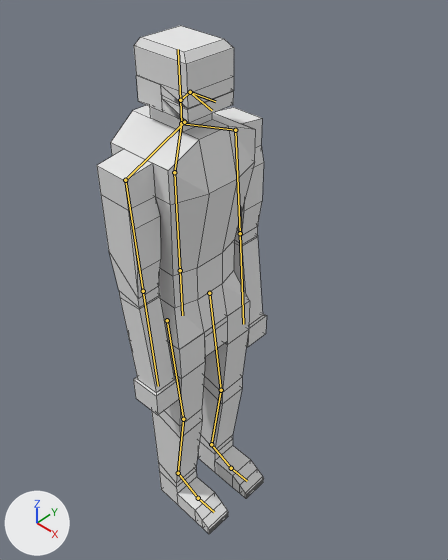
Renders of the Blender file Animations/Assets/Models/Person/Person.blend from each side of a commit.
Both versions are drawn from a 50 mm camera at (9.05, -8.07, 8.46) aimed at (0.49, 0.81, -1.35). Lighting does not change. The marker at lower left points along +X, +Y and +Z. The bones that bend it are drawn over the model as lines. Mesh edges are drawn as thin lines.
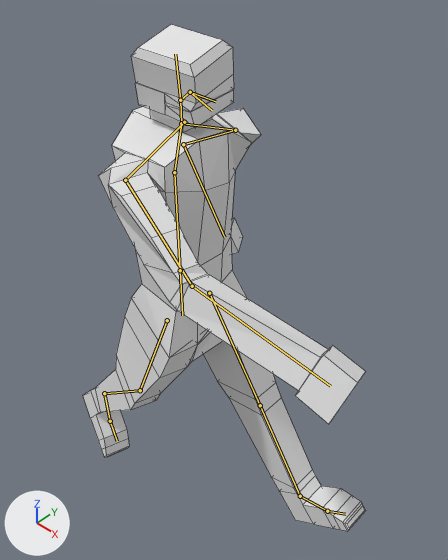
The newer file adds an action. The first version stands in its rest pose; the second is drawn at frame 42 of the action 'Walk'.

The change, as JSON lines over the scene's bpy script:
```json
{"block": "bone_head", "where": "bone_head = bpy.data.objects['Armature'].pose.bones['Head']  # child of 'Neck'"}
{"op": "set", "path": "bone_head.rotation_quaternion", "old": "(1.0, 0.0, 0.0, 0.0)", "new": "(0.991, 0.046, 0.087, 0.086)", "note": "degrees (0, 0, 0) -> degrees (6, 9, 10)"}
{"block": "bone_upperarm_l", "where": "bone_upperarm_l = bpy.data.objects['Armature'].pose.bones['UpperArm.l']  # child of 'Collar.l'"}
{"op": "set", "path": "bone_upperarm_l.rotation_quaternion", "old": "(1.0, 0.0, 0.0, 0.0)", "new": "(0.839, -0.534, 0.093, 0.05)", "note": "degrees (0, 0, 0) -> degrees (-65, 12, -1)"}
{"block": "bone_lowerarm_l", "where": "bone_lowerarm_l = bpy.data.objects['Armature'].pose.bones['LowerArm.l']  # child of 'UpperArm.l'"}
{"op": "set", "path": "bone_lowerarm_l.rotation_quaternion", "old": "(1.0, 0.0, 0.0, 0.0)", "new": "(0.739, 0.544, 0.223, 0.329)", "note": "degrees (0, 0, 0) -> degrees (72, -2, 47)"}
{"block": "bone_upperarm_r", "where": "bone_upperarm_r = bpy.data.objects['Armature'].pose.bones['UpperArm.r']  # child of 'Collar.r'"}
{"op": "set", "path": "bone_upperarm_r.rotation_quaternion", "old": "(1.0, 0.0, 0.0, 0.0)", "new": "(0.829, 0.544, 0.114, -0.061)", "note": "degrees (0, 0, 0) -> degrees (67, 15, 1)"}
{"block": "bone_lowerarm_r", "where": "bone_lowerarm_r = bpy.data.objects['Armature'].pose.bones['LowerArm.r']  # child of 'UpperArm.r'"}
{"op": "set", "path": "bone_lowerarm_r.rotation_quaternion", "old": "(1.0, 0.0, 0.0, 0.0)", "new": "(0.92, 0.079, -0.342, 0.176)", "note": "degrees (0, 0, 0) -> degrees (2, -41, 21)"}
{"block": "bone_ik_leg_l", "where": "bone_ik_leg_l = bpy.data.objects['Armature'].pose.bones['IK-Leg.l']  # child of 'Root'"}
{"op": "set", "path": "bone_ik_leg_l.location", "old": "(0.0, 0.0, 0.0)", "new": "(0.0, -0.67, 1.87)"}
{"block": "bone_ik_leg_r", "where": "bone_ik_leg_r = bpy.data.objects['Armature'].pose.bones['IK-Leg.r']  # child of 'Root'"}
{"op": "set", "path": "bone_ik_leg_r.location", "old": "(0.0, 0.0, 0.0)", "new": "(0.06, -0.24, -1.78)"}
{"op": "set", "path": "bone_ik_leg_r.rotation_quaternion", "old": "(1.0, 0.0, 0.0, 0.0)", "new": "(0.384, -0.378, -0.005, 0.842)", "note": "degrees (0, 0, 0) -> degrees (-23, 39, 123)"}
```

Changed parts and their boxes (x1, y1, x2, y2) in the pictures (448 x 560 px):
```json
{"object": "Cube", "change": "posed", "before": [97, 26, 267, 534], "after": [83, 24, 366, 531], "on screen": "66% wider"}
{"bone": "Head", "before": "(180, 100) to (178, 49)", "after": "(180, 100) to (175, 54)"}
{"bone": "UpperArm.l", "before": "(235, 130) to (240, 233)", "after": "(235, 130) to (183, 144)"}
{"bone": "LowerArm.l", "before": "(240, 233) to (243, 324)", "after": "(183, 144) to (224, 237)"}
{"bone": "UpperArm.r", "before": "(125, 180) to (143, 291)", "after": "(125, 180) to (192, 286)"}
{"bone": "LowerArm.r", "before": "(143, 291) to (158, 386)", "after": "(192, 286) to (330, 386)"}
```
